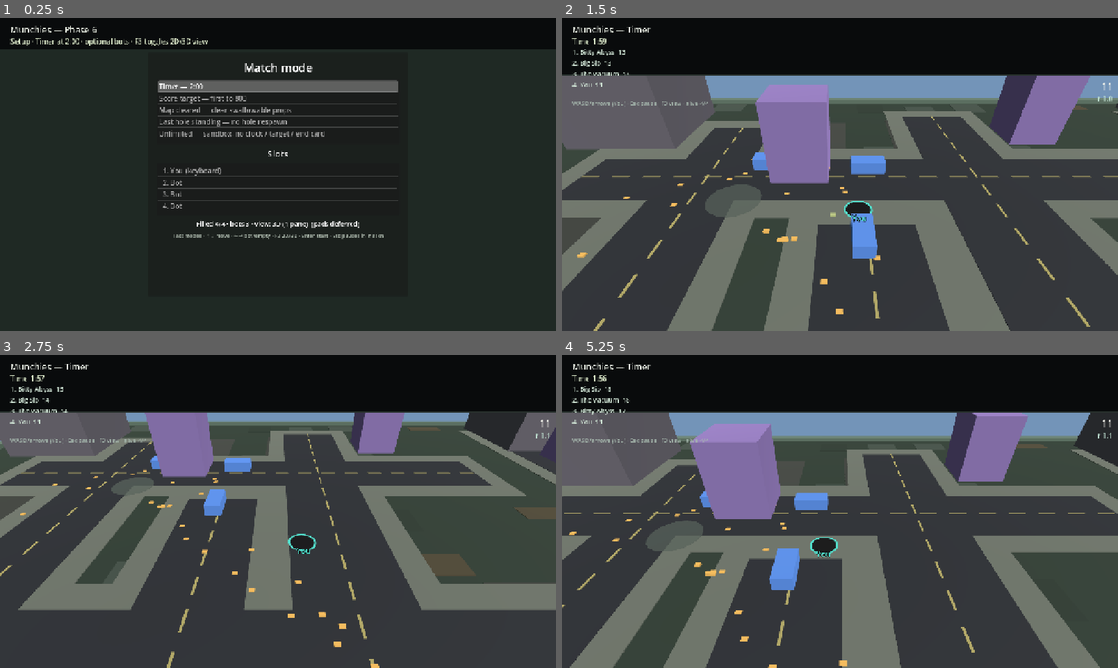
Above: before the commit, frames 1-4 (two rows, left to right).
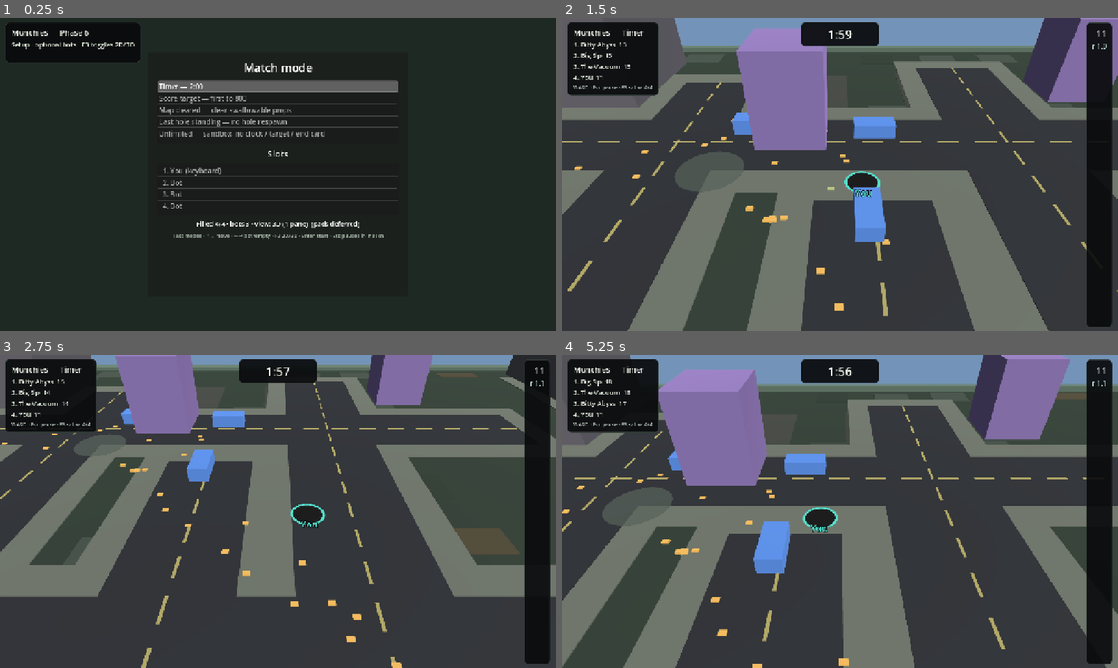
Above: after the commit, the same moments.

Repository: yelsayd/munchies
Game: Godot game, scene res://scenes/main.tscn
The game is run twice, just before and just after one commit, with the same random seed, the same clock (stepped at 60 frames per second) and the same inputs.
Inputs:
- Up to frame 1 (0.25 s): no input
- Up to frame 2 (1.5 s): tap Enter (confirm) at 0.5, 0.6 s; hold D (move_right) 0.53-1.28 s; hold S (move_down) from 1.28 s (still down); tap Tab at 1.35 s
- Up to frame 3 (2.75 s): release S (move_down) at 2.03 s; hold D (move_right) from 2.03 s (still down); tap Enter (confirm) at 2.1 s
- Up to frame 4 (5.25 s): release D (move_right) at 2.78 s; hold W (move_up) 2.78-3.53 s; tap Tab at 2.85, 4.35 s; hold A (move_left) 3.53-5.03 s; tap Enter (confirm) at 3.6, 5, 5.1 s; tap Escape (pause) at 4.15 s; hold S (move_down) from 5.03 s (still down)

The runs differ from the first frame. In frame 1, 9.4% of the frame differs, in the area x 0-100%, y 0-15%; in frame 2, 59%; in frame 3, 49%; in frame 4, 60%, in the area x 0-100%, y 0-100%.

Commit message:
Replace full-width HUD banner with floating dark panels.
Drop the screen-wide black band and top world inset. Leaderboard and
hints sit in a content-sized near-opaque panel; the clock is a larger
centered timer chip; pane score/radius get a matching dark chip.

Co-authored-by: Yasser Elsayed <yelsayd@users.noreply.github.com>

Diff:
--- a/scenes/main.tscn
+++ b/scenes/main.tscn
@@ -1,10 +1,26 @@
-[gd_scene load_steps=5 format=3 uid="uid://bmunchiesphase1"]
+[gd_scene load_steps=6 format=3 uid="uid://bmunchiesphase1"]
 
 [ext_resource type="Script" path="res://scripts/main.gd" id="1_main"]
 [ext_resource type="Script" path="res://scripts/world_view.gd" id="2_world"]
 [ext_resource type="AudioStream" path="res://audio/swallow_blip.wav" id="3_blip"]
 [ext_resource type="Script" path="res://scripts/world_view_3d.gd" id="4_world3d"]
 
+[sub_resource type="StyleBoxFlat" id="StyleBoxFlat_hudpanel"]
+bg_color = Color(0.035, 0.04, 0.048, 0.92)
+border_width_left = 1
+border_width_top = 1
+border_width_right = 1
+border_width_bottom = 1
+border_color = Color(0.2, 0.24, 0.22, 0.7)
+corner_radius_top_left = 8
+corner_radius_top_right = 8
+corner_radius_bottom_right = 8
+corner_radius_bottom_left = 8
+content_margin_left = 0
+content_margin_top = 0
+content_margin_right = 0
+content_margin_bottom = 0
+
 [node name="Main" type="Node2D"]
 script = ExtResource("1_main")
 
@@ -37,69 +53,70 @@
 [node name="HUD" type="CanvasLayer" parent="."]
 layer = 1
 
-[node name="HudBandBg" type="ColorRect" parent="HUD"]
-anchors_preset = 10
-anchor_right = 1.0
-offset_bottom = 72.0
-grow_horizontal = 2
-mouse_filter = 2
-color = Color(0.03, 0.035, 0.04, 0.94)
-
-[node name="HudBandEdge" type="ColorRect" parent="HUD"]
-anchors_preset = 10
-anchor_right = 1.0
-offset_top = 71.0
-offset_bottom = 72.0
-grow_horizontal = 2
-mouse_filter = 2
-color = Color(0.18, 0.22, 0.2, 0.85)
-
-[node name="Margin" type="MarginContainer" parent="HUD"]
-anchors_preset = 15
-anchor_right = 1.0
-anchor_bottom = 1.0
-grow_horizontal = 2
-grow_vertical = 2
-mouse_filter = 2
-theme_override_constants/margin_left = 24
-theme_override_constants/margin_top = 12
-theme_override_constants/margin_right = 24
-theme_override_constants/margin_bottom = 12
-
-[node name="VBox" type="VBoxContainer" parent="HUD/Margin"]
-layout_mode = 2
-mouse_filter = 2
-theme_override_constants/separation = 2
-
-[node name="Title" type="Label" parent="HUD/Margin/VBox"]
+[node name="LeftPanel" type="PanelContainer" parent="HUD"]
+offset_left = 12.0
+offset_top = 10.0
+offset_right = 12.0
+offset_bottom = 10.0
+mouse_filter = 2
+theme_override_styles/panel = SubResource("StyleBoxFlat_hudpanel")
+
+[node name="Margin" type="MarginContainer" parent="HUD/LeftPanel"]
+layout_mode = 2
+theme_override_constants/margin_left = 14
+theme_override_constants/margin_top = 10
+theme_override_constants/margin_right = 14
+theme_override_constants/margin_bottom = 10
+
+[node name="VBox" type="VBoxContainer" parent="HUD/LeftPanel/Margin"]
+layout_mode = 2
+mouse_filter = 2
+theme_override_constants/separation = 4
+
+[node name="Title" type="Label" parent="HUD/LeftPanel/Margin/VBox"]
 layout_mode = 2
 theme_override_colors/font_color = Color(0.92, 0.94, 0.9, 1)
-theme_override_font_sizes/font_size = 20
+theme_override_font_sizes/font_size = 18
 text = "Munchies — Phase 6"
 
-[node name="ModeLine" type="Label" parent="HUD/Margin/VBox"]
-layout_mode = 2
-theme_override_colors/font_color = Color(0.85, 0.90, 0.78, 1)
-theme_override_font_sizes/font_size = 16
-text = "Setup · Timer at 2:00"
-
-[node name="Score" type="Label" parent="HUD/Margin/VBox"]
-layout_mode = 2
-theme_override_colors/font_color = Color(0.82, 0.90, 0.84, 1)
+[node name="Score" type="Label" parent="HUD/LeftPanel/Margin/VBox"]
+layout_mode = 2
+theme_override_colors/font_color = Color(0.88, 0.92, 0.86, 1)
 theme_override_font_sizes/font_size = 15
 text = ""
 
-[node name="Radius" type="Label" parent="HUD/Margin/VBox"]
-layout_mode = 2
-theme_override_colors/font_color = Color(0.75, 0.88, 0.82, 1)
-theme_override_font_sizes/font_size = 14
+[node name="Hint" type="Label" parent="HUD/LeftPanel/Margin/VBox"]
+layout_mode = 2
+theme_override_colors/font_color = Color(0.7, 0.76, 0.72, 1)
+theme_override_font_sizes/font_size = 12
 text = ""
 
-[node name="Hint" type="Label" parent="HUD/Margin/VBox"]
-layout_mode = 2
-theme_override_colors/font_color = Color(0.65, 0.72, 0.68, 1)
-theme_override_font_sizes/font_size = 13
-text = ""
+[node name="TimerPanel" type="PanelContainer" parent="HUD"]
+visible = false
+anchors_preset = 5
+anchor_left = 0.5
+anchor_right = 0.5
+offset_left = -90.0
+offset_top = 10.0
+offset_right = 90.0
+offset_bottom = 64.0
+grow_horizontal = 2
+mouse_filter = 2
+theme_override_styles/panel = SubResource("StyleBoxFlat_hudpanel")
+
+[node name="Margin" type="MarginContainer" parent="HUD/TimerPanel"]
+layout_mode = 2
+theme_override_constants/margin_left = 18
+theme_override_constants/margin_top = 8
+theme_override_constants/margin_right = 18
+theme_override_constants/margin_bottom = 8
+
+[node name="TimerLabel" type="Label" parent="HUD/TimerPanel/Margin"]
+layout_mode = 2
+theme_override_colors/font_color = Color(0.95, 0.97, 0.92, 1)
+theme_override_font_sizes/font_size = 28
+text = "1:00"
+horizontal_alignment = 1
 
 [node name="Setup" type="PanelContainer" parent="HUD"]
 anchors_preset = 8
--- a/scripts/main.gd
+++ b/scripts/main.gd
@@ -15,9 +15,6 @@
 ## How far (meters) a swallowed prop falls straight down (no pull toward hole center).
 const SWALLOW_DROP_M := 5.5
 const PANE_GAP := 3.0
-const TOP_HUD_BAND := 72.0
-## Extra HUD band height per leaderboard row (multiplayer).
-const TOP_HUD_ROW := 18.0
 ## Swallow blip: your hole loud, rivals duck so yours stays clear.
 const BLIP_VOL_MINE_DB := -5.0
 const BLIP_VOL_OTHER_DB := -26.0
@@ -36,13 +33,12 @@
 @onready var world3d_hold: Node = $World3DHold
 @onready var pane_host: Control = $SplitLayer/PaneHost
 @onready var hud: CanvasLayer = $HUD
-@onready var hud_band_bg: ColorRect = $HUD/HudBandBg
-@onready var hud_band_edge: ColorRect = $HUD/HudBandEdge
-@onready var title_label: Label = $HUD/Margin/VBox/Title
-@onready var mode_line: Label = $HUD/Margin/VBox/ModeLine
-@onready var score_label: Label = $HUD/Margin/VBox/Score
-@onready var radius_label: Label = $HUD/Margin/VBox/Radius
-@onready var hint_label: Label = $HUD/Margin/VBox/Hint
+@onready var left_panel: PanelContainer = $HUD/LeftPanel
+@onready var timer_panel: PanelContainer = $HUD/TimerPanel
+@onready var title_label: Label = $HUD/LeftPanel/Margin/VBox/Title
+@onready var score_label: Label = $HUD/LeftPanel/Margin/VBox/Score
+@onready var hint_label: Label = $HUD/LeftPanel/Margin/VBox/Hint
+@onready var timer_label: Label = $HUD/TimerPanel/Margin/TimerLabel
 @onready var setup_panel: PanelContainer = $HUD/Setup
 @onready var setup_list: ItemList = $HUD/Setup/Margin/VBox/ModeList
 @onready var slot_list: ItemList = $HUD/Setup/Margin/VBox/SlotList
@@ -101,9 +97,10 @@
 	world.set("host", self)
 	world3d.set("host", self)
 	pane_host.set_anchors_preset(Control.PRESET_FULL_RECT)
-	pane_host.offset_top = TOP_HUD_BAND
+	pane_host.offset_top = 0.0
 	split_layer.visible = false
 	pause_overlay.visible = false
+	timer_panel.visible = false
 	# Script owns ↑↓; ItemLists must not also consume ui_up/ui_down via focus.
 	setup_list.focus_mode = Control.FOCUS_NONE
 	slot_list.focus_mode = Control.FOCUS_NONE
@@ -207,10 +204,10 @@
 	split_layer.visible = false
 	setup_panel.visible = true
 	end_panel.visible = false
+	timer_panel.visible = false
+	left_panel.visible = true
 	title_label.text = "Munchies — Phase 6"
-	mode_line.text = "Setup · Timer at 2:00 · optional bots · F3 toggles 2D/3D view"
-	score_label.text = ""
-	radius_label.text = ""
+	score_label.text = "Setup · optional bots · F3 toggles 2D/3D"
 	hint_label.text = ""
 	_setup_focus = SetupFocus.MODES
 	_apply_setup_focus()
@@ -720,14 +717,14 @@
 	world.queue_redraw()
 
 
-func _make_pane_overlay(frame: Control, hole: Dictionary, _slot_fallback: int) -> Dictionary:
-	## Local score/radius sit top-right so they never clash with the left leaderboard.
+func _make_pane_overlay(frame: Control, _hole: Dictionary, _slot_fallback: int) -> Dictionary:
+	## Local score/radius sit top-right in a dark chip so they stay readable.
 	## Hole names live on the hole mesh / 2D draw, not here.
 	var overlay := MarginContainer.new()
 	overlay.set_anchors_preset(Control.PRESET_FULL_RECT)
 	overlay.mouse_filter = Control.MOUSE_FILTER_IGNORE
 	overlay.add_theme_constant_override("margin_left", 10)
-	overlay.add_theme_constant_override("margin_top", 8)
+	overlay.add_theme_constant_override("margin_top", 10)
 	overlay.add_theme_constant_override("margin_right", 12)
 	overlay.add_theme_constant_override("margin_bottom", 8)
 	frame.add_child(overlay)
@@ -741,10 +738,28 @@
 	spacer.size_flags_horizontal = Control.SIZE_EXPAND_FILL
 	row.add_child(spacer)
 
+	var chip := PanelContainer.new()
+	chip.mouse_filter = Control.MOUSE_FILTER_IGNORE
+	var sb := StyleBoxFlat.new()
+	sb.bg_color = Color(0.035, 0.04, 0.048, 0.92)
+	sb.set_border_width_all(1)
+	sb.border_color = Color(0.2, 0.24, 0.22, 0.7)
+	sb.set_corner_radius_all(8)
+	chip.add_theme_stylebox_override("panel", sb)
+	row.add_child(chip)
+
+	var chip_margin := MarginContainer.new()
+	chip_margin.mouse_filter = Control.MOUSE_FILTER_IGNORE
+	chip_margin.add_theme_constant_override("margin_left", 12)
+	chip_margin.add_theme_constant_override("margin_top", 8)
+	chip_margin.add_theme_constant_override("margin_right", 12)
+	chip_margin.add_theme_constant_override("margin_bottom", 8)
+	chip.add_child(chip_margin)
+
 	var vbox := VBoxContainer.new()
 	vbox.mouse_filter = Control.MOUSE_FILTER_IGNORE
 	vbox.add_theme_constant_override("separation", 2)
-	row.add_child(vbox)
+	chip_margin.add_child(vbox)
 
 	var score_l := Label.new()
 	score_l.horizontal_alignment = HORIZONTAL_ALIGNMENT_RIGHT
@@ -759,13 +774,6 @@
 	vbox.add_child(radius_l)
 
 	return {"score": score_l, "radius": radius_l}
-
-
-func _hud_band_height() -> float:
-	## Leave room for title + mode + leaderboard so it does not sit on the world.
-	if sim != null and sim.holes.size() > 1:
-		return 52.0 + float(sim.holes.size()) * TOP_HUD_ROW + 8.0
-	return TOP_HUD_BAND
 
 
 func _keyboard_hole() -> Dictionary:
@@ -944,36 +952,35 @@
 func _update_hud() -> void:
 	if _screen != Screen.PLAYING or sim == null or sim.config == null:
 		return
-	var band_h: float = _hud_band_height()
-	pane_host.offset_top = band_h
-	hud_band_bg.offset_bottom = band_h
-	hud_band_edge.offset_top = band_h - 1.0
-	hud_band_edge.offset_bottom = band_h
+	# World is fullscreen; HUD floats in content-sized dark panels over it.
+	pane_host.offset_top = 0.0
+	left_panel.visible = true
 	title_label.text = "Munchies — %s" % sim.config.label()
-	mode_line.text = _mode_line_text()
 	if sim.holes.size() > 1:
-		# Multiplayer: shared score band becomes a ranked leaderboard.
 		score_label.text = _leaderboard_text()
-		radius_label.text = ""
 	elif use_3d_view:
 		score_label.text = "3D · F3 → 2D"
-		radius_label.text = ""
 	else:
 		score_label.text = "2D · F3 → 3D"
-		radius_label.text = ""
+
+	# Mode status (timer, target, …) sits top-center in its own panel.
+	var status: String = _mode_status_text()
+	timer_panel.visible = not status.is_empty()
+	if not status.is_empty():
+		timer_label.text = status
+
 	if _paused:
 		hint_label.text = ""
 	elif sim.config.mode == MatchConfig.Mode.UNLIMITED:
-		# Unlimited: no clock, no target, no end card.
-		hint_label.text = "Unlimited sandbox — Esc pause · F3 view · leave running"
+		hint_label.text = "Esc pause · F3 view"
 	elif sim.match_over and not sim.config.has_end_card():
-		hint_label.text = "Unlimited running — Esc pause"
+		hint_label.text = "Esc pause"
 	else:
 		var alive_n := 0
 		for h in sim.holes:
 			if h["alive"]:
 				alive_n += 1
-		hint_label.text = "WASD/arrows (You) · Esc pause · F3 view · alive %d/%d" % [alive_n, sim.holes.size()]
+		hint_label.text = "WASD · Esc pause · F3 · alive %d/%d" % [alive_n, sim.holes.size()]
 
 
 func _leaderboard_text() -> String:
@@ -995,28 +1002,28 @@
 	return "\n".join(lines)
 
 
-func _mode_line_text() -> String:
+func _mode_status_text() -> String:
+	## Top-center status. Timer is just the clock, larger; other modes keep a short label.
 	var cfg: MatchConfig = sim.config
 	match cfg.mode:
 		MatchConfig.Mode.TIMER:
 			var rem: float = sim.time_remaining()
 			var m: int = int(rem) / 60
 			var s: int = int(rem) % 60
-			return "Time  %d:%02d" % [m, s]
+			return "%d:%02d" % [m, s]
 		MatchConfig.Mode.SCORE_TARGET:
 			var best := 0
 			for h in sim.holes:
 				best = maxi(best, int(h["score"]))
-			return "Target  %d  ·  best %d" % [cfg.score_target, best]
+			return "Target %d · %d" % [cfg.score_target, best]
 		MatchConfig.Mode.MAP_CLEARED:
-			return "Swallowable left  %d" % sim.swallowable_prop_count()
+			return "Left %d" % sim.swallowable_prop_count()
 		MatchConfig.Mode.LAST_STANDING:
 			var n := 0
 			for h in sim.holes:
 				if h["alive"]:
 					n += 1
-			return "Alive  %d" % n
+			return "Alive %d" % n
 		MatchConfig.Mode.UNLIMITED:
-			# Never open unlimited with a clock or score target.
-			return "Unlimited — props respawn · no player swallow"
+			return "Unlimited"
 	return cfg.label()
